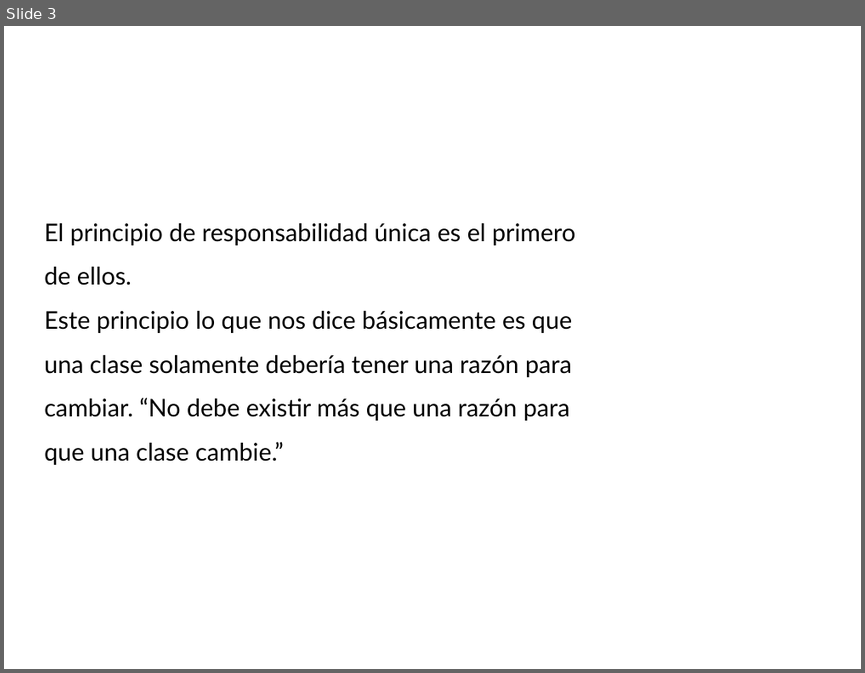
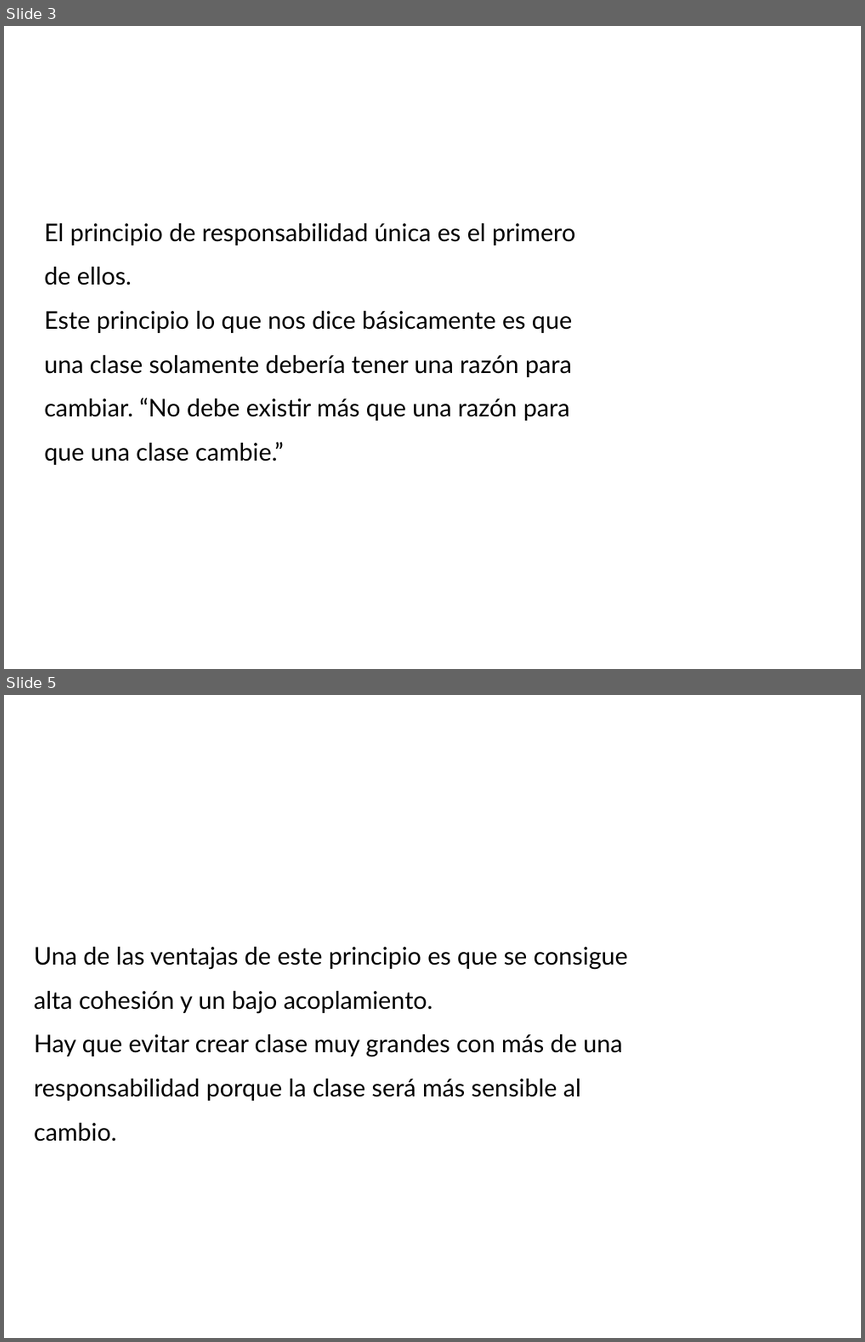
Before and after one commit to Ponchiux0710/investigation-bravo, a slide deck: Documents/Presentacion Responsabilidad Unica Grupo Bravo.pptx. Shown one above the other, each under a label of ours: slide 3 before the commit, slides 3 and 5 after it; the slides between them are not shown. The pictures are 865x673 and 865x1342 pixels, drawn with LibreOffice and Linux fonts; fonts in the diff are those of the drawing; background and template pictures are left out. Boxes give left, top, right and bottom in pixels: in the first picture for what was removed or moved away, otherwise in the second. Text is boxed around its words. In the diff, an @@ line names an element or a change of style, - is before the commit and + after.

```diff
--- a/Documents/Presentacion Responsabilidad Unica Grupo Bravo.pptx
+++ b/Documents/Presentacion Responsabilidad Unica Grupo Bravo.pptx
@@ slide 5 added at [4, 695, 861, 1338], background picture (left out) @@
@@ text added at [34, 947, 628, 1141], 20.5 pt, text #000000 @@
+Una de las ventajas de este principio es que se consigue alta cohesión y un bajo acoplamiento.
+Hay que evitar crear clase muy grandes con más de una responsabilidad porque la clase será más sensible al cambio.
```
Also in this commit, not shown: 1 other slide added.
